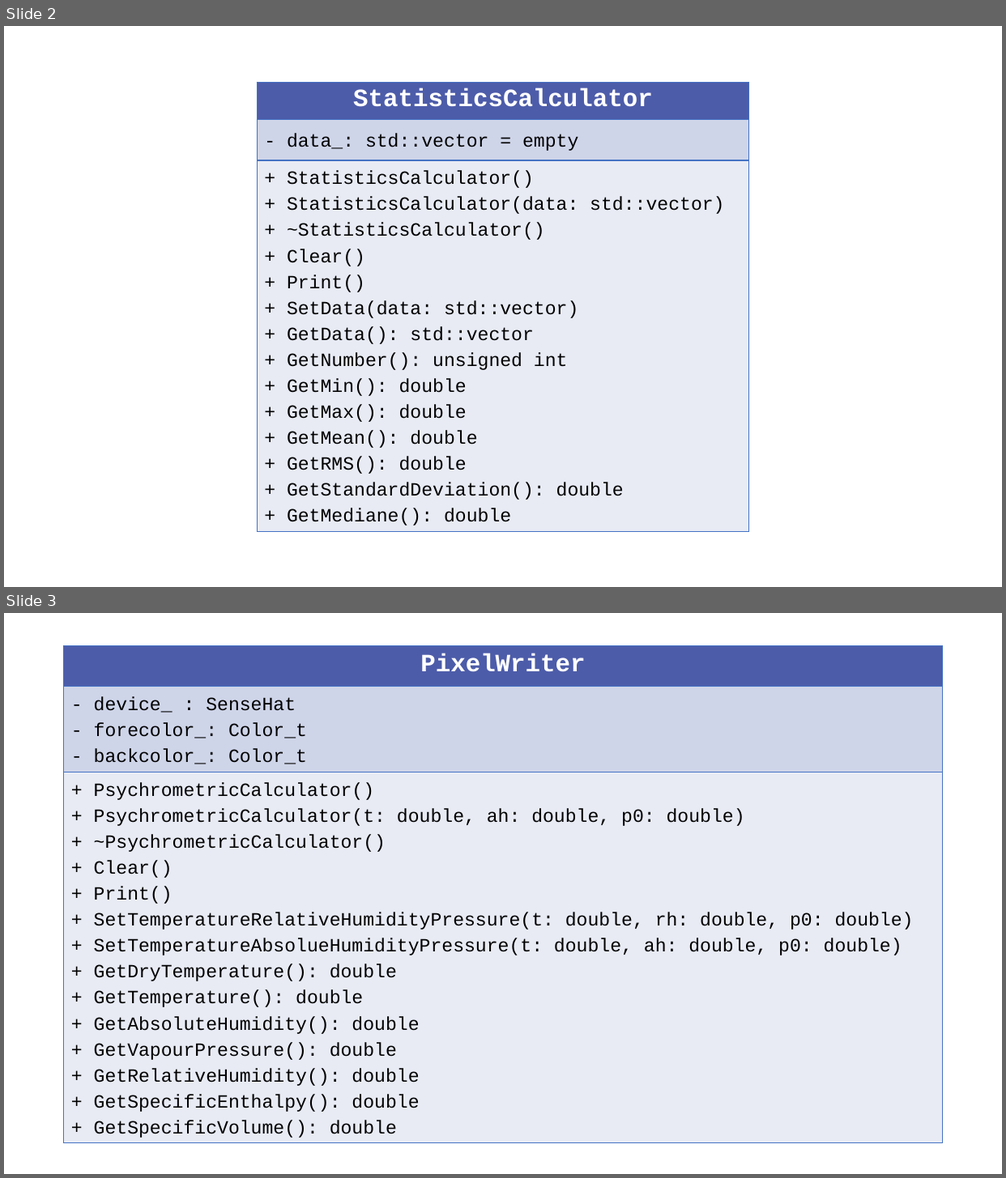
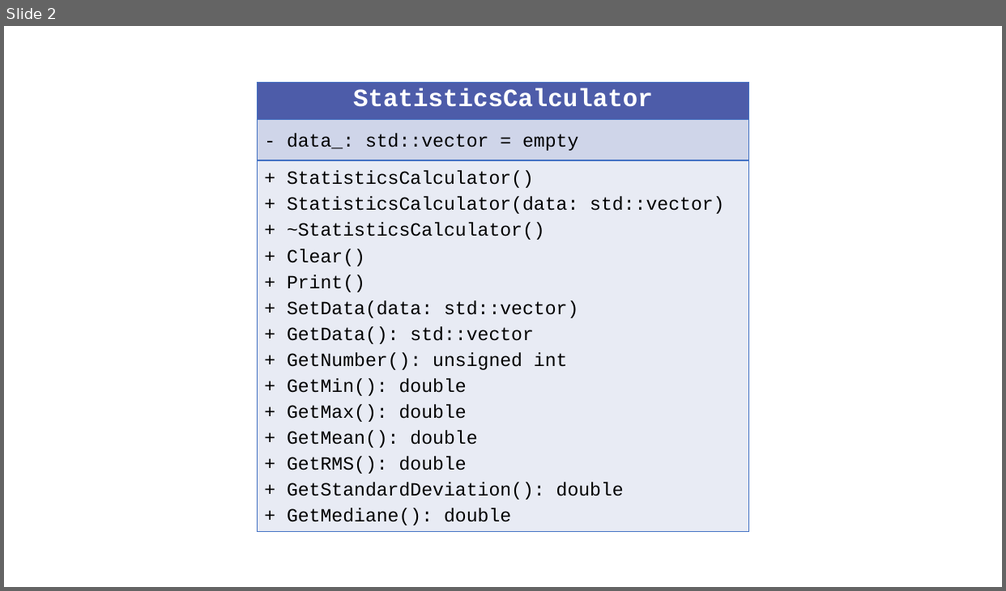
Before and after one commit to echabert/ESIPAP-RPI, a slide deck: doc/session2/UML.pptx. Shown one above the other, each under a label of ours: slides 2 and 3 before the commit, slide 2 after it. The pictures are 1006x1178 and 1006x591 pixels, drawn with LibreOffice and Linux fonts; fonts in the diff are those of the drawing. Boxes give left, top, right and bottom in pixels: in the first picture for what was removed or moved away, otherwise in the second. Text is boxed around its words. In the diff, an @@ line names an element or a change of style, - is before the commit and + after.

Commit message:
Adding PixelWriter UML Diagram

```diff
--- a/doc/session2/UML.pptx
+++ b/doc/session2/UML.pptx
@@ slide 3 removed at <box>4,613,1002,1174</box>, background #FFFFFF @@
@@ table removed at <box>64,646,943,1142</box>, 3 rows, 1 columns @@
-PixelWriter
-- device_ : SenseHat / - forecolor_: Color_t / - backcolor_: Color_t
-+ PsychrometricCalculator() / + PsychrometricCalculator(t: double, ah: double, p0: double) / + ~PsychrometricCalculator() / + Clear() / + Print() / + SetTemperatureRelativeHumidityPressure(t: double, rh: double, p0: double) / + SetTemperatureAbsolueHumidityPressure(t: double, ah: double, p0: double) / + GetDryTemperature(): double / + GetTemperature(): double / + GetAbsoluteHumidity(): double / + GetVapourPressure(): double / + GetRelativeHumidity(): double / + GetSpecificEnthalpy(): double / + GetSpecificVolume(): double
```
Also in this commit, not shown: 1 slide added, 1 other file.
